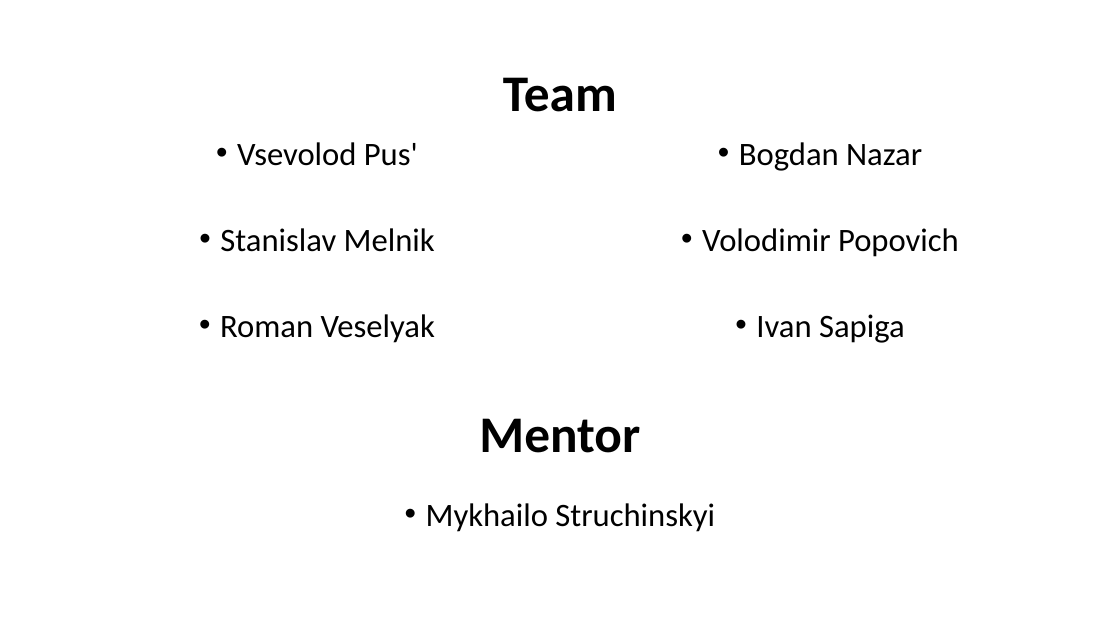
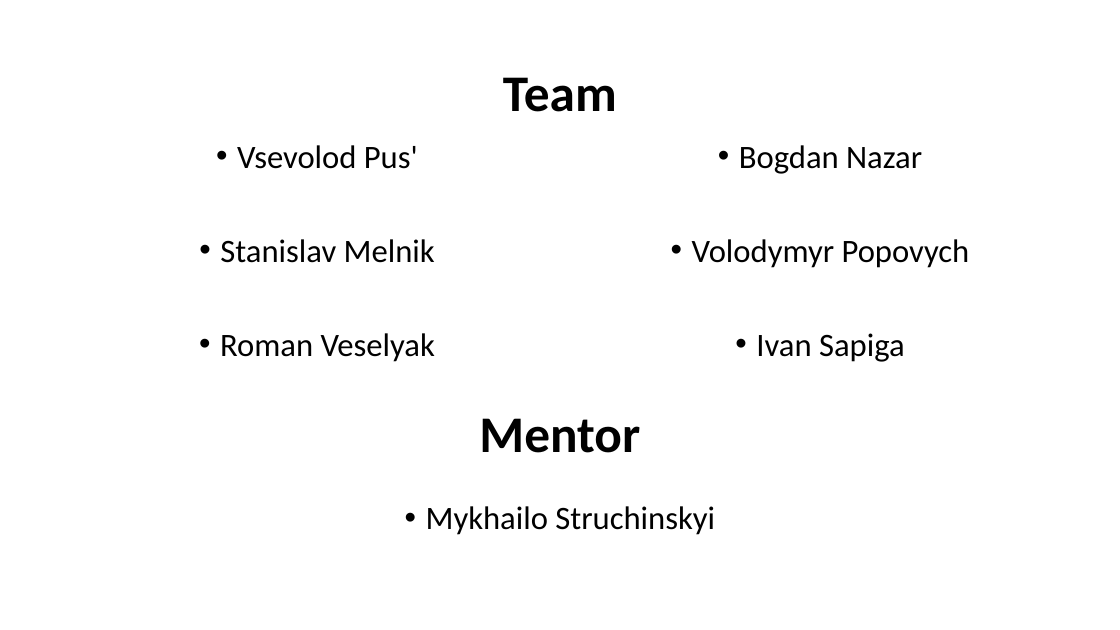
Before and after one commit to team37s1/e-advertisement, a slide deck: slide 2 of PredictionFeature/smart_reservoir(v0.5).pptx. Drawn at 1120x630 pixels with LibreOffice and Linux fonts; fonts in the diff are those of the drawing. Boxes give left, top, right and bottom in pixels: in the first picture for what was removed or moved away, otherwise in the second. Text is boxed around its words. In the diff, an @@ line names an element or a change of style, - is before the commit and + after.

Commit message:
[^] Some design fix

```diff
--- a/PredictionFeature/smart_reservoir(v0.5).pptx
+++ b/PredictionFeature/smart_reservoir(v0.5).pptx
@@ text "Vsevolod Pus'" at bbox=[220, 145, 435, 362]: line spacing 0.8 to 0.9 @@
@@ text at bbox=[739, 145, 922, 362]: line spacing 0.8 to 0.9 @@
@@ text at bbox=[692, 239, 970, 268]: text changed @@
-• Volodimir Popovich
+• Volodymyr Popovych
@@ text "Mykhailo Struchinskyi" at bbox=[426, 506, 715, 535]: line spacing 0.8 to 0.9 @@
```
Also in this commit, not shown: 9 other slides changed, 1 slide added, 2 slides removed.
